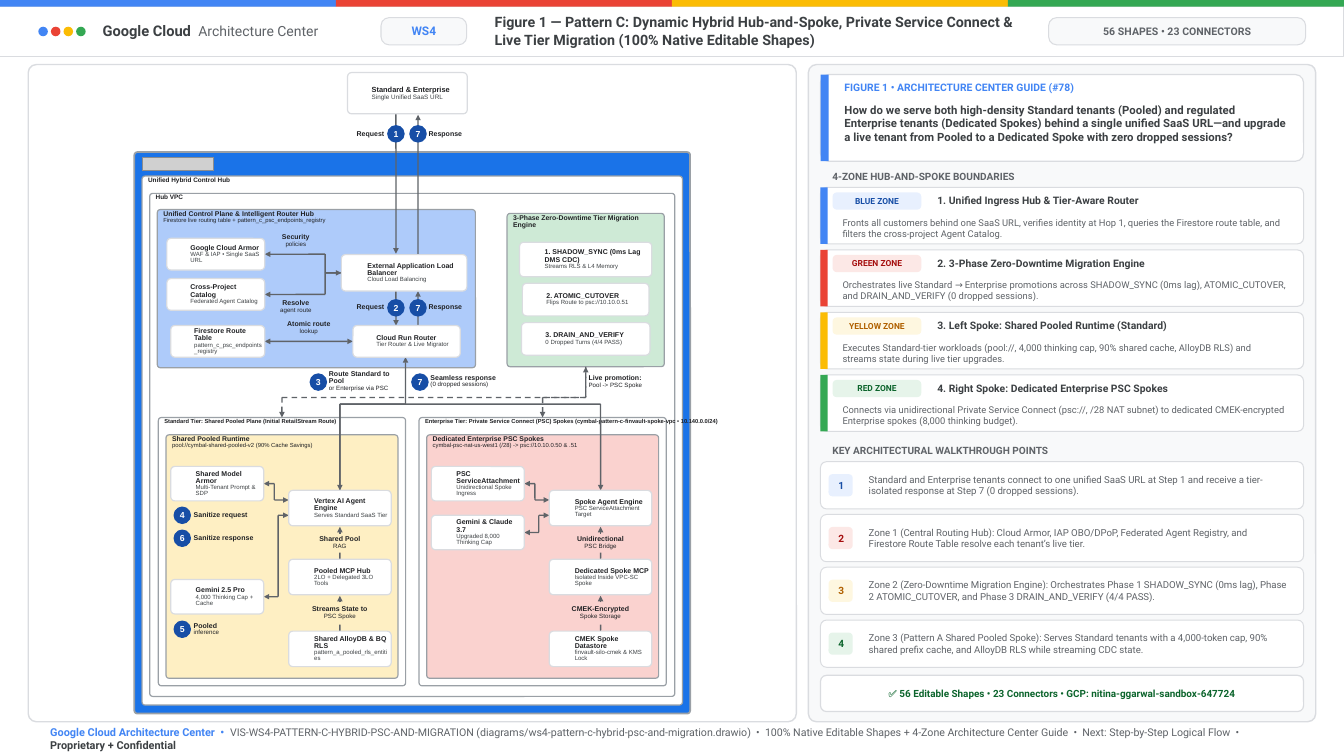
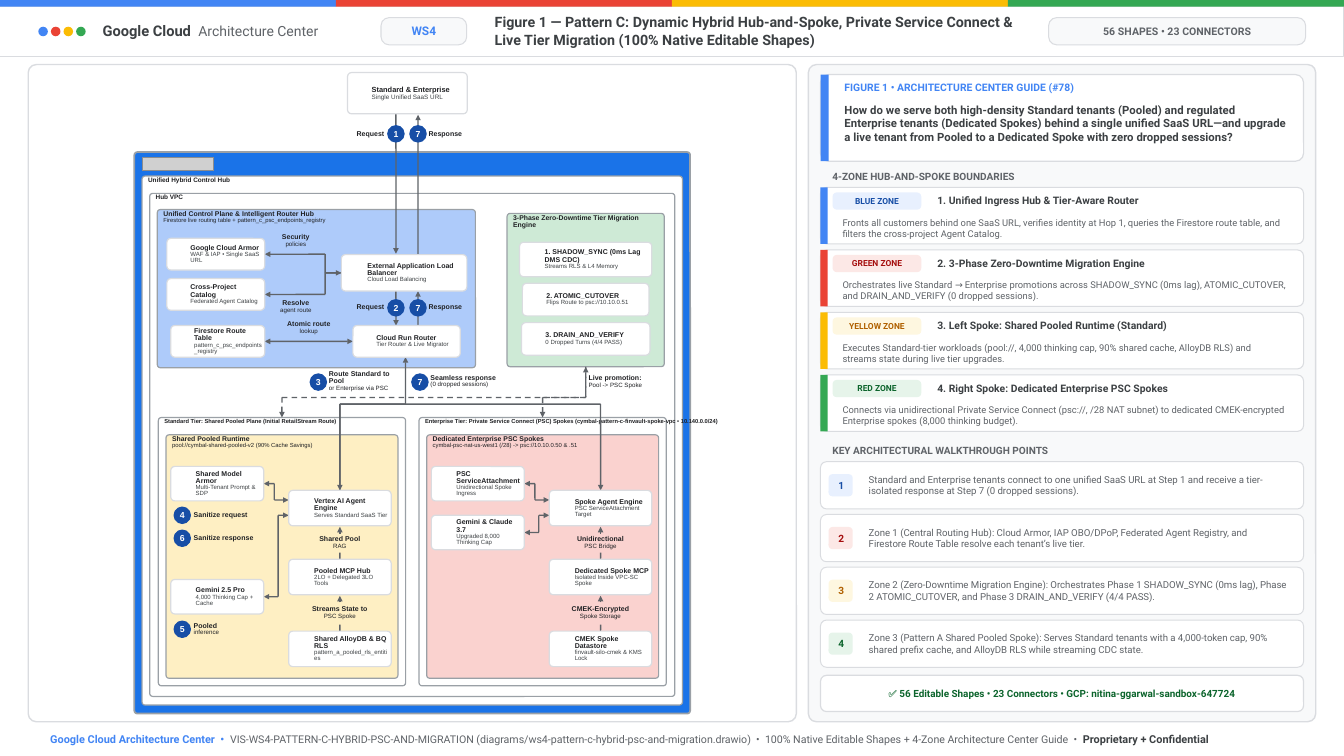
Before and after one commit to nitinaggarwal-12/blogs, a slide deck: slide 17 of slides/geap-multi-tenancy-all-workstreams-editable-slides.pptx (slide 40 before the commit). Drawn at 1344x756 pixels with LibreOffice and Linux fonts; fonts in the diff are those of the drawing; grey boxes stand for pictures; background and template pictures are left out. Boxes give left, top, right and bottom in pixels: in the first picture for what was removed or moved away, otherwise in the second. Text is boxed around its words. In the diff, an @@ line names an element or a change of style, - is before the commit and + after.

```diff
--- a/slides/geap-multi-tenancy-all-workstreams-editable-slides.pptx
+++ b/slides/geap-multi-tenancy-all-workstreams-editable-slides.pptx
@@ text at (50,734,1209,746): text changed @@
-Google Cloud Architecture Center • VIS-WS4-PATTERN-C-HYBRID-PSC-AND-MIGRATION (diagrams/ws4-pattern-c-hybrid-psc-and-migration.drawio) • 100% Native Editable Shapes + 4-Zone Architecture Center Guide • Next: Step-by-Step Logical Flow • Proprietary + Confidential
+Google Cloud Architecture Center • VIS-WS4-PATTERN-C-HYBRID-PSC-AND-MIGRATION (diagrams/ws4-pattern-c-hybrid-psc-and-migration.drawio) • 100% Native Editable Shapes + 4-Zone Architecture Center Guide • Proprietary + Confidential
```
Also in this commit, not shown: 13 other slides changed, 6 slides added, 48 slides removed, 13 other files.
